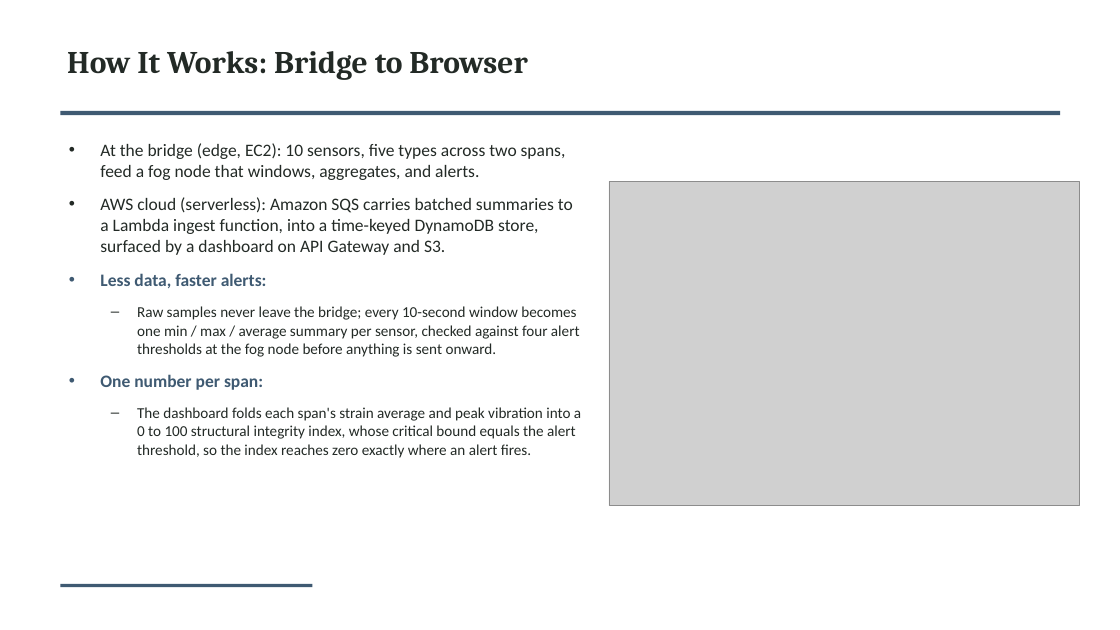
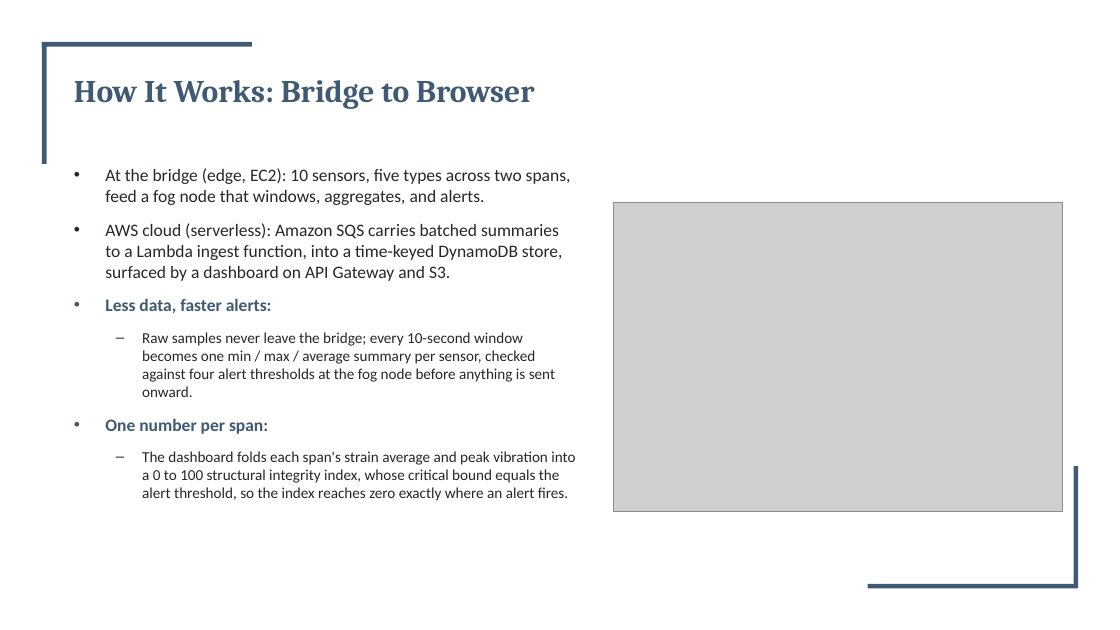
Before and after one commit to valletivarish/FEC_version_2, a slide deck: slide 3 of ppt/X25104047_bridge-structural-health.pptx. Drawn at 1120x630 pixels with LibreOffice and Linux fonts; fonts in the diff are those of the drawing; grey boxes stand for pictures. Boxes give left, top, right and bottom in pixels: in the first picture for what was removed or moved away, otherwise in the second. Text is boxed around its words. In the diff, an @@ line names an element or a change of style, - is before the commit and + after.

Commit message:
Give every deployed deck a unique background architecture: add 4 new layouts (lspine, tint, corner, blocktitle); move Vishvaksen->tint, Hrishikesh->lspine, Nemi->blocktitle, Kasireddy->corner so no two of the 12 deployed decks share a content archetype

```diff
--- a/ppt/X25104047_bridge-structural-health.pptx
+++ b/ppt/X25104047_bridge-structural-health.pptx
@@ rectangle resized from (x1=60, y1=111, x2=1060, y2=115) to (x1=42, y1=42, x2=252, y2=47) @@
@@ rectangle added at (x1=42, y1=42, x2=47, y2=164), fill #3F5A72 @@
@@ title "How It Works: Bridge to ..." moved from (x1=67, y1=51, x2=527, y2=80) to (x1=74, y1=80, x2=534, y2=109) @@
@@ title "How It Works: Bridge to ..." at (x1=74, y1=80, x2=534, y2=109): text colour #232A26 to #3F5A72 @@
@@ text "At the bridge (edge, EC2): ..." rewrapped from (x1=100, y1=143, x2=581, y2=458) to (x1=105, y1=168, x2=575, y2=501) @@
@@ picture resized from (x1=609, y1=181, x2=1080, y2=506) to (x1=613, y1=202, x2=1063, y2=513) @@
@@ rectangle added at (x1=1074, y1=466, x2=1079, y2=588), fill #3F5A72 @@
@@ rectangle resized from (x1=60, y1=584, x2=313, y2=587) to (x1=868, y1=584, x2=1078, y2=589) @@
```
Also in this commit, not shown: 4 other slides changed, 24 other files.
